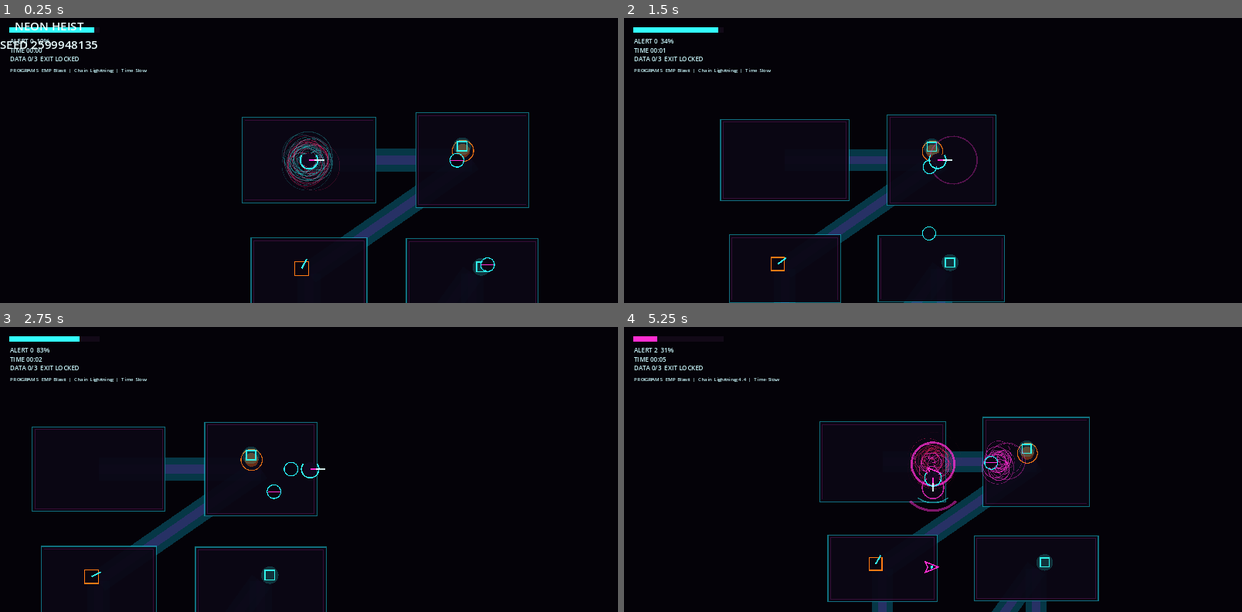
Above: before the commit, frames 1-4 (two rows, left to right).
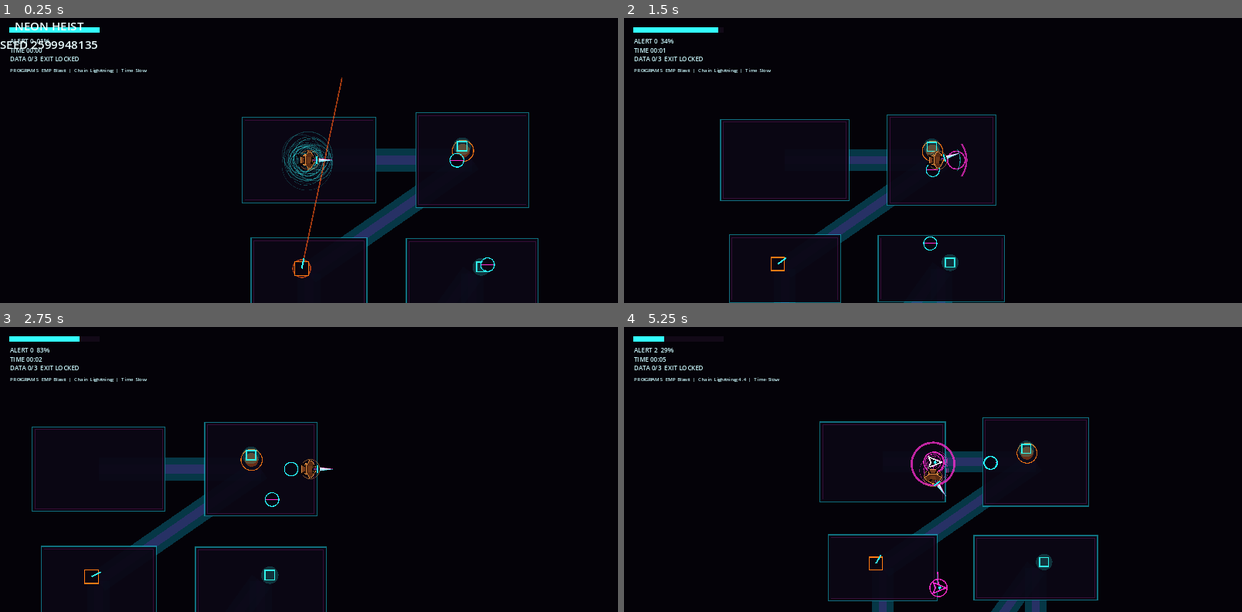
Above: after the commit, the same moments.

Repository: aimbotic/NeonHeist
Game: Godot game, scene res://scenes/Main.tscn
Same seed, same stepped clock (60 frames per second), same inputs: the game is played once before the commit and once after it.
Inputs (mouse positions are in pixels of both pictures, inside the frame that each line leads up to):
- Up to frame 1 (0.25 s): no input
- Up to frame 2 (1.5 s): tap Enter at 0.5 s; move the mouse to (1068, 146) at 0.52 s; hold Right (ui_right) 0.53-1.25 s; hold J (attack) 0.53-1.25 s; click (1068, 146) at 0.67 s; tap Space (dash) at 0.8 s; drag from (809, 174) to (902, 217) at 1.27 s
- Up to frame 3 (2.75 s): move the mouse to (370, 406) at 2.02 s; hold Right (ui_right) from 2.03 s (still down); hold J (attack) from 2.03 s (still down); click (370, 406) at 2.17 s; tap Space (dash) at 2.3 s
- Up to frame 4 (5.25 s): release Right (ui_right) at 2.75 s; release J (attack) at 2.75 s; drag from (902, 526) to (747, 426) at 2.77 s; move the mouse to (1118, 512) at 3.52 s; hold Left (ui_left) 3.53-4.25 s; tap E (hack) at 3.6 s; click (1118, 512) at 3.67 s; tap Space (dash) at 3.8 s; drag from (747, 426) to (840, 398) at 4.27 s; move the mouse to (963, 469) at 5.02 s; hold Down (ui_down) from 5.03 s (still down); tap 2 (program_2) at 5.1 s; click (963, 469) at 5.17 s

The runs differ from the first frame. In frame 1, 0.8% of the frame differs, in the area x 5-56%, y 3-92%; in frame 2, 0.4%; in frame 3, 0.2%; in frame 4, 2.5%, in the area x 1-77%, y 3-100%.

Commit message:
Add enemy telegraphs and cowgirl blade fighter

Diff:
--- a/scripts/enemies/drone.gd
+++ b/scripts/enemies/drone.gd
@@ -2,6 +2,8 @@
 
 var _patrol_angle := 0.0
 var _home := Vector2.ZERO
+var _was_chasing := false
+var _swarm_warning_time := 0.0
 
 func _ready() -> void:
 	max_health = 38.0
@@ -17,22 +19,33 @@
 	if player == null:
 		return
 
+	_swarm_warning_time = max(0.0, _swarm_warning_time - delta)
 	var distance := global_position.distance_to(player.global_position)
 	var desired := Vector2.ZERO
-	if distance < 340.0 + alert_level * 80.0:
+	var chase_range := 340.0 + alert_level * 80.0
+	var chasing := distance < chase_range
+	if chasing:
+		if not _was_chasing:
+			_swarm_warning_time = 0.24
 		desired = global_position.direction_to(player.global_position)
 	else:
 		_patrol_angle += delta * (0.8 + alert_level * 0.16)
 		var patrol_target := _home + Vector2(cos(_patrol_angle), sin(_patrol_angle * 1.7)) * 120.0
 		desired = global_position.direction_to(patrol_target)
 
-	velocity = desired * speed * (1.0 + alert_level * 0.12) * _speed_multiplier()
+	_was_chasing = chasing
+	var warning_multiplier := 0.18 if _swarm_warning_time > 0.0 else 1.0
+	velocity = desired * speed * (1.0 + alert_level * 0.12) * _speed_multiplier() * warning_multiplier
 	move_and_slide()
 	_try_contact_damage()
 	queue_redraw()
 
 func _draw() -> void:
 	var color := _health_color(Color(0.15, 0.95, 1.0))
+	if _swarm_warning_time > 0.0:
+		var pulse := _swarm_warning_time / 0.24
+		draw_circle(Vector2.ZERO, lerpf(38.0, 24.0, pulse), Color(1.0, 0.18, 0.82, 0.3 * pulse))
+		draw_arc(Vector2.ZERO, lerpf(44.0, 26.0, pulse), 0.0, TAU, 24, Color(1.0, 0.18, 0.82, 0.8 * pulse), 4.0)
 	draw_circle(Vector2.ZERO, 18.0, Color(0.03, 0.02, 0.07, 0.98))
 	draw_arc(Vector2.ZERO, 22.0, 0.0, TAU, 24, color, 3.0)
 	draw_line(Vector2(-20, 0), Vector2(20, 0), Color(1.0, 0.18, 0.82), 2.0)
--- a/scripts/enemies/hunter.gd
+++ b/scripts/enemies/hunter.gd
@@ -1,6 +1,10 @@
 extends "res://scripts/enemies/base_enemy.gd"
 
 var _strafe_sign := 1.0
+var _windup_timer := 0.0
+var _lunge_timer := 0.0
+var _lunge_cooldown := 0.0
+var _lunge_direction := Vector2.RIGHT
 
 func _ready() -> void:
 	max_health = 65.0
@@ -15,8 +19,36 @@
 	if player == null:
 		return
 
+	_lunge_timer = max(0.0, _lunge_timer - delta)
+	_lunge_cooldown = max(0.0, _lunge_cooldown - delta)
+
 	var to_player: Vector2 = global_position.direction_to(player.global_position)
 	var distance: float = global_position.distance_to(player.global_position)
+	if _lunge_timer > 0.0:
+		velocity = _lunge_direction * speed * 2.65 * (1.0 + alert_level * 0.12) * _speed_multiplier()
+		move_and_slide()
+		_try_contact_damage(48.0)
+		queue_redraw()
+		return
+
+	if _windup_timer > 0.0:
+		_windup_timer = max(0.0, _windup_timer - delta)
+		_lunge_direction = to_player
+		velocity = Vector2.ZERO
+		if _windup_timer <= 0.0:
+			_lunge_timer = 0.22
+		move_and_slide()
+		queue_redraw()
+		return
+
+	if distance <= 390.0 + alert_level * 38.0 and _lunge_cooldown <= 0.0:
+		_windup_timer = 0.34
+		_lunge_cooldown = 1.2
+		_lunge_direction = to_player
+		velocity = Vector2.ZERO
+		queue_redraw()
+		return
+
 	var strafe: Vector2 = to_player.orthogonal() * _strafe_sign
 	var aggression: float = clamp((520.0 - distance) / 520.0, 0.0, 1.0)
 	var desired: Vector2 = (to_player + strafe * (0.45 - aggression * 0.35)).normalized()
@@ -27,6 +59,13 @@
 
 func _draw() -> void:
 	var color := _health_color(Color(1.0, 0.18, 0.82))
+	if _windup_timer > 0.0:
+		var charge := 1.0 - _windup_timer / 0.34
+		color = Color.WHITE if int(charge * 10.0) % 2 == 0 else Color(1.0, 0.18, 0.82)
+		draw_arc(Vector2.ZERO, lerpf(42.0, 26.0, charge), 0.0, TAU, 28, Color(1.0, 0.18, 0.82, 0.85), 4.0)
+		draw_line(Vector2.ZERO, _lunge_direction * 54.0, Color(1.0, 0.18, 0.82, 0.95), 4.0)
+	elif _lunge_timer > 0.0:
+		draw_line(-_lunge_direction * 34.0, -_lunge_direction * 58.0, Color(0.2, 1.0, 1.0, 0.65), 7.0)
 	var points := PackedVector2Array([
 		Vector2(26, 0),
 		Vector2(-18, -18),
--- a/scripts/enemies/turret.gd
+++ b/scripts/enemies/turret.gd
@@ -1,7 +1,9 @@
 extends "res://scripts/enemies/base_enemy.gd"
 
 var _fire_timer := 0.0
+var _charge_timer := 0.0
 var _aim_angle := 0.0
+var _shot_target := Vector2.ZERO
 
 func _ready() -> void:
 	max_health = 80.0
@@ -16,17 +18,45 @@
 		return
 
 	_fire_timer = max(0.0, _fire_timer - delta)
+	var attack_range := 520.0 + alert_level * 70.0
+
+	if _charge_timer > 0.0:
+		_charge_timer = max(0.0, _charge_timer - delta)
+		_aim_angle = lerp_angle(_aim_angle, global_position.angle_to_point(_shot_target), delta * 9.0)
+		if _charge_timer <= 0.0:
+			_fire_timer = max(0.42, 1.15 - alert_level * 0.14)
+			var shot_end := global_position + Vector2.RIGHT.rotated(_aim_angle) * attack_range
+			if _distance_to_segment(player.global_position, global_position, shot_end) <= 32.0:
+				player.take_damage(6.0 + alert_level * 1.5)
+			if vfx_layer != null:
+				vfx_layer.beam(global_position, shot_end, Color(1.0, 0.35, 0.08))
+		queue_redraw()
+		return
+
 	_aim_angle = lerp_angle(_aim_angle, global_position.angle_to_point(player.global_position), delta * 5.0)
-	var range := 520.0 + alert_level * 70.0
-	if _fire_timer <= 0.0 and global_position.distance_to(player.global_position) <= range:
-		_fire_timer = max(0.38, 1.25 - alert_level * 0.15)
-		player.take_damage(6.0 + alert_level * 1.5)
+	if _fire_timer <= 0.0 and global_position.distance_to(player.global_position) <= attack_range:
+		_charge_timer = 0.42
+		_shot_target = player.global_position
 		if vfx_layer != null:
-			vfx_layer.beam(global_position, player.global_position, Color(1.0, 0.35, 0.08))
+			vfx_layer.beam(global_position, _shot_target, Color(1.0, 0.48, 0.08))
 	queue_redraw()
 
 func _draw() -> void:
 	var color := _health_color(Color(1.0, 0.48, 0.08))
+	if _charge_timer > 0.0:
+		var charge := 1.0 - _charge_timer / 0.42
+		var warning_color := Color(1.0, 0.35, 0.08, lerpf(0.28, 0.9, charge))
+		draw_line(Vector2.ZERO, Vector2.RIGHT.rotated(_aim_angle) * 620.0, warning_color, lerpf(2.0, 6.0, charge))
+		draw_arc(Vector2.ZERO, lerpf(36.0, 22.0, charge), 0.0, TAU, 28, warning_color, 4.0)
 	draw_rect(Rect2(Vector2(-22, -22), Vector2(44, 44)), Color(0.04, 0.02, 0.06, 0.98), true)
 	draw_rect(Rect2(Vector2(-22, -22), Vector2(44, 44)), color, false, 4.0)
 	draw_line(Vector2.ZERO, Vector2.RIGHT.rotated(_aim_angle) * 34.0, Color(0.2, 1.0, 1.0), 5.0)
+
+func _distance_to_segment(point: Vector2, segment_start: Vector2, segment_end: Vector2) -> float:
+	var segment := segment_end - segment_start
+	var length_squared := segment.length_squared()
+	if length_squared <= 0.001:
+		return point.distance_to(segment_start)
+
+	var t := clamp((point - segment_start).dot(segment) / length_squared, 0.0, 1.0)
+	return point.distance_to(segment_start + segment * t)
--- a/scripts/player/player.gd
+++ b/scripts/player/player.gd
@@ -11,10 +11,13 @@
 var dash_speed := 1180.0
 var dash_duration := 0.13
 var dash_cooldown := 0.9
-var weapon_range := 118.0
-var weapon_arc := 1.55
-var weapon_damage := 32.0
-var weapon_cooldown := 0.34
+var weapon_range := 96.0
+var weapon_arc := 1.18
+var weapon_damage := 50.0
+var weapon_windup_time := 0.12
+var weapon_active_time := 0.14
+var weapon_recovery_time := 0.26
+var weapon_cooldown := 0.52
 var max_health := 100.0
 var health := 100.0
 var invulnerable := false
@@ -28,7 +31,10 @@
 var _dash_time := 0.0
 var _dash_cooldown_remaining := 0.0
 var _weapon_cooldown_remaining := 0.0
-var _weapon_flash_time := 0.0
+var _weapon_windup_remaining := 0.0
+var _weapon_active_remaining := 0.0
+var _weapon_recovery_remaining := 0.0
+var _weapon_swing_direction := Vector2.RIGHT
 var _dash_direction := Vector2.RIGHT
 var _touch_origin := Vector2.ZERO
 var _touch_vector := Vector2.ZERO
@@ -39,8 +45,7 @@
 
 func _physics_process(delta: float) -> void:
 	_dash_cooldown_remaining = max(0.0, _dash_cooldown_remaining - delta)
-	_weapon_cooldown_remaining = max(0.0, _weapon_cooldown_remaining - delta)
-	_weapon_flash_time = max(0.0, _weapon_flash_time - delta)
+	_update_weapon_timers(delta)
 
 	var input_vector := _read_movement_input()
 	if input_vector.length_squared() > 0.001:
@@ -59,16 +64,8 @@
 	queue_redraw()
 
 func _draw() -> void:
-	draw_circle(Vector2.ZERO, 22.0, Color(0.07, 0.03, 0.12, 0.95))
-	draw_arc(Vector2.ZERO, 28.0, -PI * 0.2, PI * 1.2, 18, Color(0.2, 1.0, 1.0), 4.0)
-	draw_line(Vector2.ZERO, _dash_direction * 32.0, Color(1.0, 0.18, 0.82), 4.0)
-	draw_line(_dash_direction * 18.0, _dash_direction * 48.0, Color(0.9, 1.0, 1.0, 0.9), 3.0)
-	draw_line(_dash_direction * 24.0, _dash_direction * 66.0, Color(0.2, 1.0, 1.0, 0.78), 2.0)
-	if _weapon_flash_time > 0.0:
-		var t := _weapon_flash_time / 0.13
-		var base_angle := _dash_direction.angle()
-		draw_arc(Vector2.ZERO, weapon_range * (1.0 - t * 0.12), base_angle - weapon_arc * 0.5, base_angle + weapon_arc * 0.5, 18, Color(1.0, 0.18, 0.82, t), 8.0)
-		draw_arc(Vector2.ZERO, weapon_range * 0.72, base_angle - weapon_arc * 0.42, base_angle + weapon_arc * 0.42, 14, Color(0.2, 1.0, 1.0, t), 4.0)
+	_draw_character()
+	_draw_blade()
 	if invulnerable:
 		draw_arc(Vector2.ZERO, 38.0, 0.0, TAU, 32, Color(1.0, 1.0, 1.0, 0.65), 3.0)
 
@@ -100,8 +97,10 @@
 	if _weapon_cooldown_remaining > 0.0:
 		return
 	_weapon_cooldown_remaining = weapon_cooldown
-	_weapon_flash_time = 0.13
-	weapon_slashed.emit(global_position, _dash_direction, weapon_range, weapon_arc, weapon_damage)
+	_weapon_windup_remaining = weapon_windup_time
+	_weapon_active_remaining = 0.0
+	_weapon_recovery_remaining = 0.0
+	_weapon_swing_direction = _dash_direction
 	queue_redraw()
 
 func take_damage(amount: float) -> void:
@@ -114,6 +113,123 @@
 
 func get_dash_fraction() -> float:
 	return 1.0 - (_dash_cooldown_remaining / dash_cooldown)
+
+func _draw_character() -> void:
+	var facing := _dash_direction.normalized()
+	var side := facing.orthogonal()
+	var duster := PackedVector2Array([
+		facing * 22.0,
+		side * 18.0 + facing * 4.0,
+		side * 13.0 - facing * 27.0,
+		-side * 13.0 - facing * 27.0,
+		-side * 18.0 + facing * 4.0,
+	])
+	var shirt := PackedVector2Array([
+		facing * 17.0,
+		side * 7.0 + facing * 2.0,
+		side * 5.0 - facing * 17.0,
+		-side * 5.0 - facing * 17.0,
+		-side * 7.0 + facing * 2.0,
+	])
+	var hat_brim := PackedVector2Array([
+		facing * 21.0,
+		side * 24.0 + facing * 8.0,
+		side * 28.0 - facing * 2.0,
+		side * 10.0 - facing * 12.0,
+		-side * 10.0 - facing * 12.0,
+		-side * 28.0 - facing * 2.0,
+		-side * 24.0 + facing * 8.0,
+	])
+	var hat_crown := PackedVector2Array([
+		facing * 20.0,
+		side * 10.0 + facing * 12.0,
+		side * 9.0 - facing * 5.0,
+		-side * 9.0 - facing * 5.0,
+		-side * 10.0 + facing * 12.0,
+	])
+
+	draw_circle(-facing * 12.0, 22.0, Color(0.0, 0.0, 0.0, 0.25))
+	draw_colored_polygon(duster, Color(0.47, 0.24, 0.11, 0.98))
+	draw_polyline(PackedVector2Array([duster[0], duster[1], duster[2], duster[3], duster[4], duster[0]]), Color(0.95, 0.61, 0.27, 0.92), 2.5)
+	draw_colored_polygon(shirt, Color(0.12, 0.055, 0.045, 1.0))
+	draw_line(-side * 7.0 - facing * 11.0, -side * 16.0 - facing * 31.0, Color(0.075, 0.035, 0.03, 1.0), 5.0)
+	draw_line(side * 7.0 - facing * 11.0, side * 16.0 - facing * 31.0, Color(0.075, 0.035, 0.03, 1.0), 5.0)
+	draw_line(-side * 8.0 - facing * 31.0, -side * 18.0 - facing * 38.0, Color(0.02, 0.015, 0.02, 1.0), 4.0)
+	draw_line(side * 8.0 - facing * 31.0, side * 18.0 - facing * 38.0, Color(0.02, 0.015, 0.02, 1.0), 4.0)
+	draw_line(-side * 17.0 + facing * 2.0, -side * 31.0 - facing * 6.0, Color(0.23, 0.11, 0.055, 1.0), 5.0)
+	draw_line(side * 17.0 + facing * 2.0, side * 31.0 - facing * 6.0, Color(0.23, 0.11, 0.055, 1.0), 5.0)
+	draw_line(side * 12.0 - facing * 4.0, side * 20.0 - facing * 15.0, Color(0.95, 0.61, 0.27, 0.95), 3.0)
+	draw_circle(facing * 9.0, 9.5, Color(0.78, 0.52, 0.38, 0.98))
+	draw_colored_polygon(hat_brim, Color(0.34, 0.17, 0.075, 1.0))
+	draw_polyline(PackedVector2Array([hat_brim[0], hat_brim[1], hat_brim[2], hat_brim[3], hat_brim[4], hat_brim[5], hat_brim[6], hat_brim[0]]), Color(0.95, 0.61, 0.27, 0.88), 2.0)
+	draw_colored_polygon(hat_crown, Color(0.43, 0.22, 0.095, 1.0))
+	draw_line(facing * 9.0 - side * 12.0, facing * 13.0 + side * 12.0, Color(0.015, 0.01, 0.015, 0.95), 8.0)
+	draw_line(facing * 10.0 - side * 10.0, facing * 13.0 + side * 10.0, Color(0.95, 0.61, 0.27, 0.55), 1.5)
+	draw_arc(Vector2.ZERO, 31.0, facing.angle() - PI * 0.78, facing.angle() + PI * 0.78, 22, Color(0.95, 0.61, 0.27, 0.5), 2.0)
+
+func _draw_blade() -> void:
+	var blade_direction := _get_blade_direction()
+	var side := blade_direction.orthogonal()
+	var grip_start := blade_direction * 12.0
+	var hilt_center := blade_direction * 24.0
+	var blade_base := blade_direction * 31.0
+	var blade_tip := blade_direction * 76.0
+
+	if _weapon_active_remaining > 0.0:
+		var sweep_progress := 1.0 - _weapon_active_remaining / weapon_active_time
+		var base_angle := _weapon_swing_direction.angle()
+		var trail_alpha := 0.75 * (1.0 - sweep_progress * 0.35)
+		draw_arc(Vector2.ZERO, weapon_range, base_angle - weapon_arc * 0.5, base_angle + weapon_arc * 0.5, 18, Color(1.0, 0.18, 0.82, trail_alpha), 6.0)
+		draw_arc(Vector2.ZERO, weapon_range * 0.78, base_angle - weapon_arc * 0.42, base_angle + weapon_arc * 0.42, 14, Color(0.2, 1.0, 1.0, trail_alpha * 0.72), 3.0)
+
+	draw_line(grip_start, hilt_center, Color(0.08, 0.04, 0.1, 1.0), 9.0)
+	draw_line(grip_start, hilt_center, Color(0.45, 0.18, 0.5, 1.0), 5.0)
+	draw_line(hilt_center - side * 13.0, hilt_center + side * 13.0, Color(0.2, 1.0, 1.0, 0.95), 5.0)
+
+	var blade := PackedVector2Array([
+		blade_base - side * 5.5,
+		blade_base + side * 5.5,
+		blade_tip,
+	])
+	draw_colored_polygon(blade, Color(0.72, 0.86, 0.95, 0.98))
+
+	var edge := PackedVector2Array([
+		blade_base + side * 1.5,
+		blade_base + side * 5.5,
+		blade_tip,
+	])
+	draw_colored_polygon(edge, Color(0.96, 1.0, 1.0, 0.98))
+	draw_line(blade_base - side * 5.5, blade_tip, Color(0.2, 1.0, 1.0, 0.48), 2.0)
+	draw_line(blade_base + side * 5.5, blade_tip, Color(1.0, 0.18, 0.82, 0.5), 2.0)
+
+func _get_blade_direction() -> Vector2:
+	if _weapon_windup_remaining > 0.0:
+		return _weapon_swing_direction.rotated(-weapon_arc * 0.52).normalized()
+	if _weapon_active_remaining > 0.0:
+		var swing_progress := 1.0 - _weapon_active_remaining / weapon_active_time
+		return _weapon_swing_direction.rotated(lerpf(-weapon_arc * 0.5, weapon_arc * 0.5, swing_progress)).normalized()
+	if _weapon_recovery_remaining > 0.0:
+		return _weapon_swing_direction.rotated(weapon_arc * 0.45).normalized()
+	return _dash_direction.normalized()
+
+func _update_weapon_timers(delta: float) -> void:
+	_weapon_cooldown_remaining = max(0.0, _weapon_cooldown_remaining - delta)
+
+	if _weapon_windup_remaining > 0.0:
+		_weapon_windup_remaining = max(0.0, _weapon_windup_remaining - delta)
+		if _weapon_windup_remaining <= 0.0:
+			_weapon_active_remaining = weapon_active_time
+			weapon_slashed.emit(global_position, _weapon_swing_direction, weapon_range, weapon_arc, weapon_damage)
+		return
+
+	if _weapon_active_remaining > 0.0:
+		_weapon_active_remaining = max(0.0, _weapon_active_remaining - delta)
+		if _weapon_active_remaining <= 0.0:
+			_weapon_recovery_remaining = weapon_recovery_time
+		return
+
+	if _weapon_recovery_remaining > 0.0:
+		_weapon_recovery_remaining = max(0.0, _weapon_recovery_remaining - delta)
 
 func set_maze_geometry(rooms: Array, corridors: Array) -> void:
 	_playable_rooms.clear()
